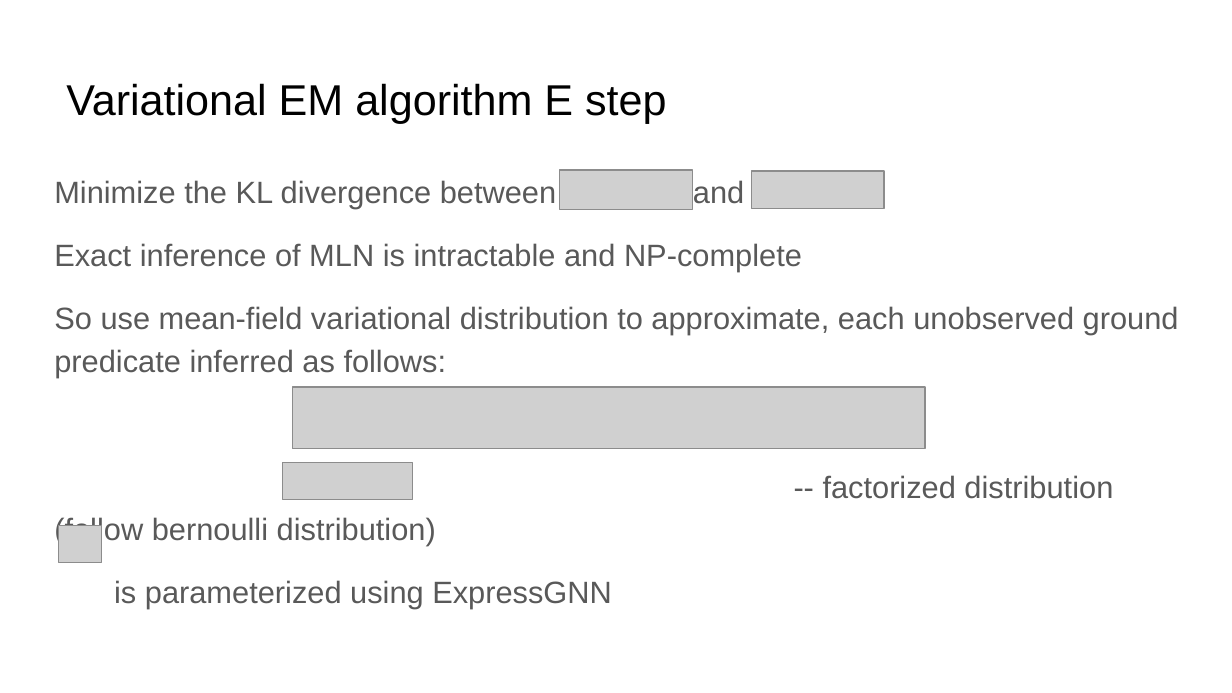
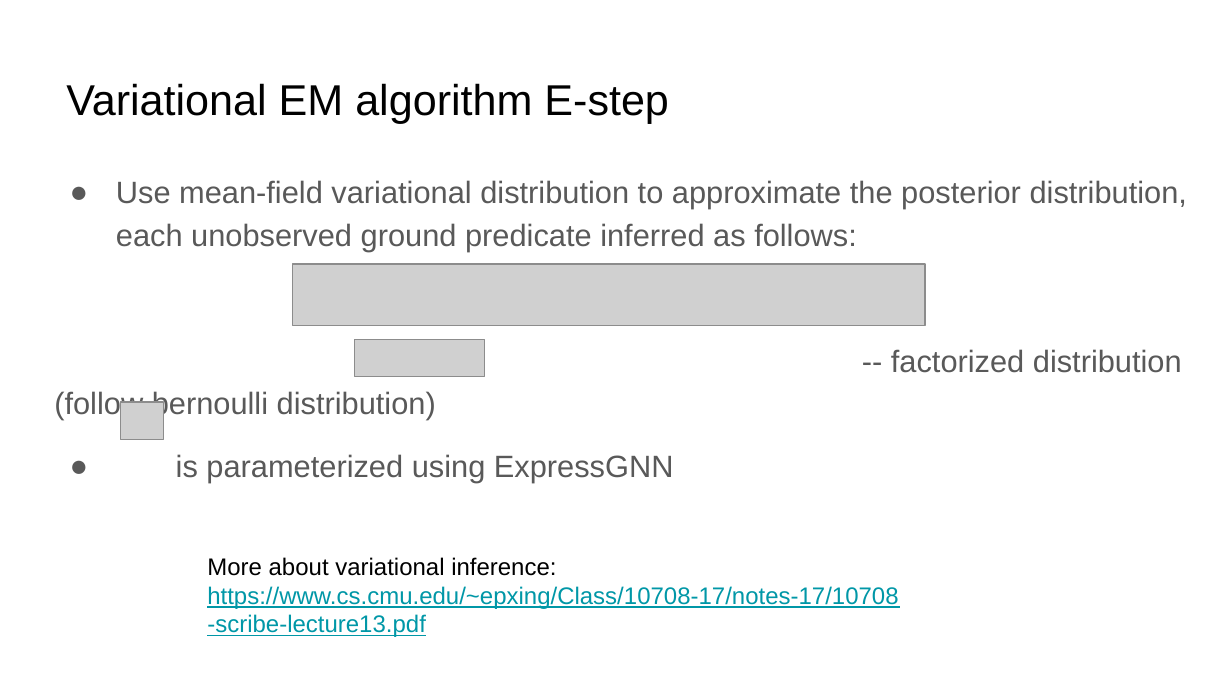
Before and after one commit to yichousun/Winter2021_CS249_GNN, a slide deck: slide 17 of Paper_Presentation/Knowledge_Graph/Efficient_Probabilistic_Logic_Reasoning_with_Graph_Neural_Networks/presentation/cs249 presentation.pptx (slide 12 before the commit). Drawn at 1232x693 pixels with LibreOffice and Linux fonts; fonts in the diff are those of the drawing; grey boxes stand for pictures. Boxes give left, top, right and bottom in pixels: in the first picture for what was removed or moved away, otherwise in the second. Text is boxed around its words. In the diff, an @@ line names an element or a change of style, - is before the commit and + after.

Commit message:
update slides

```diff
--- a/Paper_Presentation/Knowledge_Graph/Efficient_Probabilistic_Logic_Reasoning_with_Graph_Neural_Networks/presentation/cs249 presentation.pptx
+++ b/Paper_Presentation/Knowledge_Graph/Efficient_Probabilistic_Logic_Reasoning_with_Graph_Neural_Networks/presentation/cs249 presentation.pptx
@@ title at [66, 83, 668, 123]: text changed @@
-Variational EM algorithm E step
+Variational EM algorithm E-step
@@ picture removed at [559, 170, 692, 209] @@
@@ picture removed at [752, 171, 885, 208] @@
@@ text at [116, 180, 1187, 252]: text changed @@
-Minimize the KL divergence between and
-Exact inference of MLN is intractable and NP-complete
-So use mean-field variational distribution to approximate, each unobserved ground predicate inferred as follows:
+● Use mean-field variational distribution to approximate the posterior distribution, each unobserved ground predicate inferred as follows:
@@ picture: place and size @@
-picture at [292, 387, 925, 448]
+picture at [292, 264, 925, 325]
@@ picture: place and size @@
-picture at [282, 462, 411, 499]
+picture at [355, 339, 484, 376]
@@ picture: place and size @@
-picture at [59, 525, 102, 562]
+picture at [121, 402, 164, 439]
@@ text at [176, 454, 674, 483]: bullet none to ●; less space between paragraphs @@
@@ text added at [207, 557, 898, 637], 14 pt, text #0097A7, underline @@
+More about variational inference: https://www.cs.cmu.edu/~epxing/Class/10708-17/notes-17/10708-scribe-lecture13.pdf
```
Also in this commit, not shown: 17 other slides changed, 11 slides added, 4 slides removed, 1 other file.
